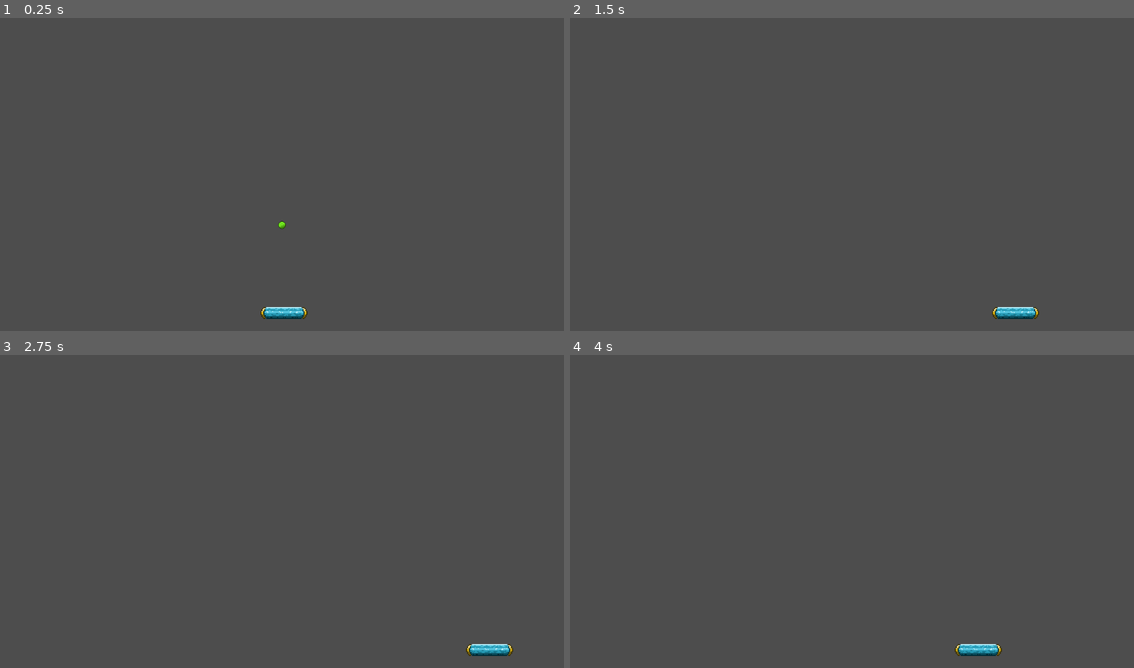
Above: before the commit, frames 1-4 (two rows, left to right).
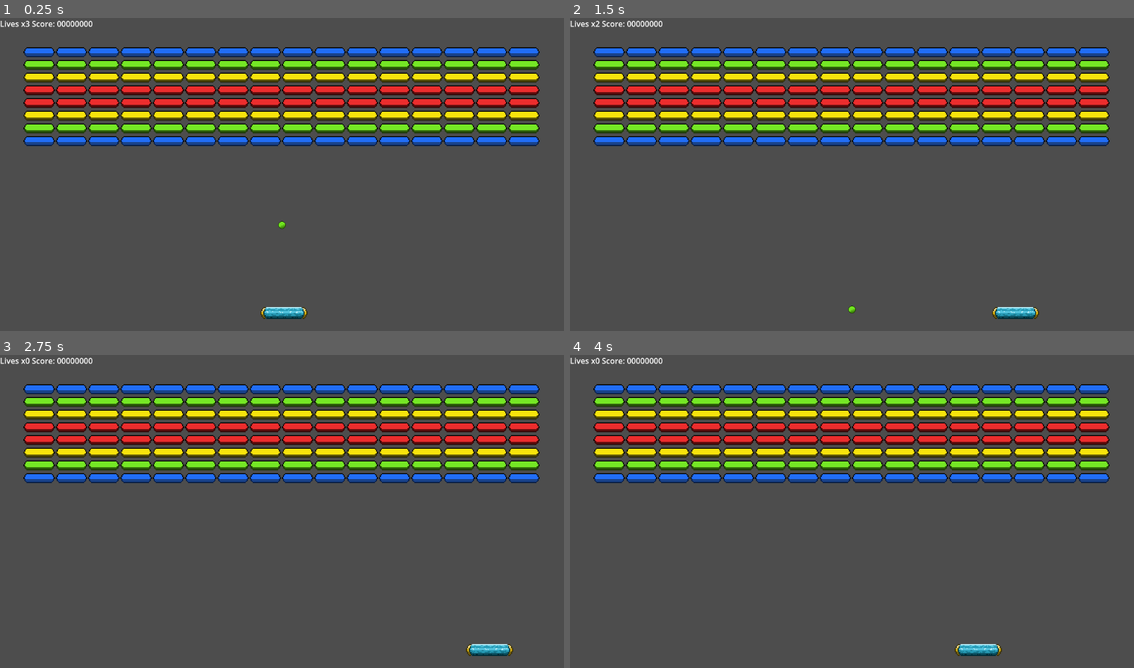
Above: after the commit, the same moments.

Repository: Hliceath/breakout
Game: Godot game, scene res://scenes/game.tscn
Same seed, same stepped clock (60 frames per second), same inputs: the game is played once before the commit and once after it.
Inputs:
- Up to frame 1 (0.25 s): no input
- Up to frame 2 (1.5 s): tap Enter at 0.5 s; hold Right (ui_right) 0.53-1.28 s; hold Left (ui_left) from 1.28 s (still down)
- Up to frame 3 (2.75 s): release Left (ui_left) at 2.03 s; hold Right (ui_right) from 2.03 s (still down)
- Up to frame 4 (4 s): tap Space at 3.5 s; release Right (ui_right) at 3.53 s; hold Left (ui_left) from 3.53 s (still down)

The runs differ from the first frame. In frame 1, 21% of the frame differs, in the area x 0-96%, y 0-41%; in frame 2, 21%, in the area x 0-96%, y 0-95%; in frame 3, 21%; in frame 4, 21%.

Commit message:
add bricks and gameover logic

Diff:
--- /dev/null
+++ b/scenes/brick.tscn
@@ -0,0 +1,32 @@
+[gd_scene load_steps=7 format=3 uid="uid://dnkeyid772in4"]
+
+[ext_resource type="Texture2D" uid="uid://cognxxum7fper" path="res://assets/sprites/breakout_b_block.png" id="1_5l4w1"]
+[ext_resource type="Script" uid="uid://bdriqijlbhtwh" path="res://scripts/brick.gd" id="1_7mekc"]
+[ext_resource type="Texture2D" uid="uid://x7uvjip5bbas" path="res://assets/sprites/breakout_g_block.png" id="3_c34n8"]
+[ext_resource type="Texture2D" uid="uid://dkufcvlrhuldi" path="res://assets/sprites/breakout_y_block.png" id="4_c34n8"]
+[ext_resource type="Texture2D" uid="uid://g2kybkw5f12x" path="res://assets/sprites/breakout_r_block.png" id="5_ci8dj"]
+
+[sub_resource type="RectangleShape2D" id="RectangleShape2D_ci8dj"]
+size = Vector2(32, 10)
+
+[node name="Brick" type="StaticBody2D"]
+script = ExtResource("1_7mekc")
+
+[node name="CollisionShape2D" type="CollisionShape2D" parent="."]
+shape = SubResource("RectangleShape2D_ci8dj")
+
+[node name="Blue" type="Sprite2D" parent="."]
+visible = false
+texture = ExtResource("1_5l4w1")
+
+[node name="Green" type="Sprite2D" parent="."]
+visible = false
+texture = ExtResource("3_c34n8")
+
+[node name="Yellow" type="Sprite2D" parent="."]
+visible = false
+texture = ExtResource("4_c34n8")
+
+[node name="Red" type="Sprite2D" parent="."]
+visible = false
+texture = ExtResource("5_ci8dj")
--- a/scenes/game.tscn
+++ b/scenes/game.tscn
@@ -1,13 +1,19 @@
-[gd_scene load_steps=5 format=3 uid="uid://ctlegiint5lk2"]
+[gd_scene load_steps=8 format=3 uid="uid://ctlegiint5lk2"]
 
 [ext_resource type="Script" uid="uid://dne1x00p3ljlf" path="res://scripts/game_manager.gd" id="1_lbhrr"]
 [ext_resource type="PackedScene" uid="uid://buogxl045hegy" path="res://scenes/wall.tscn" id="1_lnu2h"]
 [ext_resource type="PackedScene" uid="uid://dl3otp8ysxkix" path="res://scenes/player.tscn" id="1_uwrxv"]
 [ext_resource type="PackedScene" uid="uid://cykbfkbx02w2k" path="res://scenes/ball.tscn" id="2_yqjtg"]
+[ext_resource type="PackedScene" uid="uid://c5logsqik7pp8" path="res://scenes/killzone.tscn" id="3_iywne"]
+[ext_resource type="PackedScene" uid="uid://dnkeyid772in4" path="res://scenes/brick.tscn" id="4_p57ef"]
+
+[sub_resource type="RectangleShape2D" id="RectangleShape2D_p57ef"]
+size = Vector2(576, 34)
 
 [node name="Game" type="Node"]
 
 [node name="GameManager" type="Node" parent="."]
+unique_name_in_owner = true
 script = ExtResource("1_lbhrr")
 
 [node name="Walls" type="Node" parent="."]
@@ -23,6 +29,510 @@
 position = Vector2(867, 0)
 rotation = 1.5708
 
+[node name="Killzone" parent="." instance=ExtResource("3_iywne")]
+
+[node name="CollisionShape2D" type="CollisionShape2D" parent="Killzone"]
+position = Vector2(574, 509)
+shape = SubResource("RectangleShape2D_p57ef")
+
+[node name="Bricks" type="Node" parent="."]
+
+[node name="BlueBricks" type="Node" parent="Bricks"]
+
+[node name="Brick" parent="Bricks/BlueBricks" instance=ExtResource("4_p57ef")]
+position = Vector2(326, 294)
+
+[node name="Brick2" parent="Bricks/BlueBricks" instance=ExtResource("4_p57ef")]
+position = Vector2(359, 294)
+
+[node name="Brick3" parent="Bricks/BlueBricks" instance=ExtResource("4_p57ef")]
+position = Vector2(392, 294)
+
+[node name="Brick4" parent="Bricks/BlueBricks" instance=ExtResource("4_p57ef")]
+position = Vector2(425, 294)
+
+[node name="Brick5" parent="Bricks/BlueBricks" instance=ExtResource("4_p57ef")]
+position = Vector2(458, 294)
+
+[node name="Brick6" parent="Bricks/BlueBricks" instance=ExtResource("4_p57ef")]
+position = Vector2(491, 294)
+
+[node name="Brick7" parent="Bricks/BlueBricks" instance=ExtResource("4_p57ef")]
+position = Vector2(524, 294)
+
+[node name="Brick8" parent="Bricks/BlueBricks" instance=ExtResource("4_p57ef")]
+position = Vector2(557, 294)
+
+[node name="Brick9" parent="Bricks/BlueBricks" instance=ExtResource("4_p57ef")]
+position = Vector2(590, 294)
+
+[node name="Brick10" parent="Bricks/BlueBricks" instance=ExtResource("4_p57ef")]
+position = Vector2(623, 294)
+
+[node name="Brick11" parent="Bricks/BlueBricks" instance=ExtResource("4_p57ef")]
+position = Vector2(656, 294)
+
+[node name="Brick12" parent="Bricks/BlueBricks" instance=ExtResource("4_p57ef")]
+position = Vector2(689, 294)
+
+[node name="Brick13" parent="Bricks/BlueBricks" instance=ExtResource("4_p57ef")]
+position = Vector2(722, 294)
+
+[node name="Brick14" parent="Bricks/BlueBricks" instance=ExtResource("4_p57ef")]
+position = Vector2(755, 294)
+
+[node name="Brick15" parent="Bricks/BlueBricks" instance=ExtResource("4_p57ef")]
+position = Vector2(788, 294)
+
+[node name="Brick16" parent="Bricks/BlueBricks" instance=ExtResource("4_p57ef")]
+position = Vector2(821, 294)
+
+[node name="BlueBricks2" type="Node" parent="Bricks"]
+
+[node name="Brick" parent="Bricks/BlueBricks2" instance=ExtResource("4_p57ef")]
+position = Vector2(326, 203)
+
+[node name="Brick2" parent="Bricks/BlueBricks2" instance=ExtResource("4_p57ef")]
+position = Vector2(359, 203)
+
+[node name="Brick3" parent="Bricks/BlueBricks2" instance=ExtResource("4_p57ef")]
+position = Vector2(392, 203)
+
+[node name="Brick4" parent="Bricks/BlueBricks2" instance=ExtResource("4_p57ef")]
+position = Vector2(425, 203)
+
+[node name="Brick5" parent="Bricks/BlueBricks2" instance=ExtResource("4_p57ef")]
+position = Vector2(458, 203)
+
+[node name="Brick6" parent="Bricks/BlueBricks2" instance=ExtResource("4_p57ef")]
+position = Vector2(491, 203)
+
+[node name="Brick7" parent="Bricks/BlueBricks2" instance=ExtResource("4_p57ef")]
+position = Vector2(524, 203)
+
+[node name="Brick8" parent="Bricks/BlueBricks2" instance=ExtResource("4_p57ef")]
+position = Vector2(557, 203)
+
+[node name="Brick9" parent="Bricks/BlueBricks2" instance=ExtResource("4_p57ef")]
+position = Vector2(590, 203)
+
+[node name="Brick10" parent="Bricks/BlueBricks2" instance=ExtResource("4_p57ef")]
+position = Vector2(623, 203)
+
+[node name="Brick11" parent="Bricks/BlueBricks2" instance=ExtResource("4_p57ef")]
+position = Vector2(656, 203)
+
+[node name="Brick12" parent="Bricks/BlueBricks2" instance=ExtResource("4_p57ef")]
+position = Vector2(689, 203)
+
+[node name="Brick13" parent="Bricks/BlueBricks2" instance=ExtResource("4_p57ef")]
+position = Vector2(722, 203)
+
+[node name="Brick14" parent="Bricks/BlueBricks2" instance=ExtResource("4_p57ef")]
+position = Vector2(755, 203)
+
+[node name="Brick15" parent="Bricks/BlueBricks2" instance=ExtResource("4_p57ef")]
+position = Vector2(788, 203)
+
+[node name="Brick16" parent="Bricks/BlueBricks2" instance=ExtResource("4_p57ef")]
+position = Vector2(821, 203)
+
+[node name="GreenBricks" type="Node" parent="Bricks"]
+
+[node name="Brick" parent="Bricks/GreenBricks" instance=ExtResource("4_p57ef")]
+position = Vector2(326, 281)
+brick_color = "Green"
+
+[node name="Brick2" parent="Bricks/GreenBricks" instance=ExtResource("4_p57ef")]
+position = Vector2(359, 281)
+brick_color = "Green"
+
+[node name="Brick3" parent="Bricks/GreenBricks" instance=ExtResource("4_p57ef")]
+position = Vector2(392, 281)
+brick_color = "Green"
+
+[node name="Brick4" parent="Bricks/GreenBricks" instance=ExtResource("4_p57ef")]
+position = Vector2(425, 281)
+brick_color = "Green"
+
+[node name="Brick5" parent="Bricks/GreenBricks" instance=ExtResource("4_p57ef")]
+position = Vector2(458, 281)
+brick_color = "Green"
+
+[node name="Brick6" parent="Bricks/GreenBricks" instance=ExtResource("4_p57ef")]
+position = Vector2(491, 281)
+brick_color = "Green"
+
+[node name="Brick7" parent="Bricks/GreenBricks" instance=ExtResource("4_p57ef")]
+position = Vector2(524, 281)
+brick_color = "Green"
+
+[node name="Brick8" parent="Bricks/GreenBricks" instance=ExtResource("4_p57ef")]
+position = Vector2(557, 281)
+brick_color = "Green"
+
+[node name="Brick9" parent="Bricks/GreenBricks" instance=ExtResource("4_p57ef")]
+position = Vector2(590, 281)
+brick_color = "Green"
+
+[node name="Brick10" parent="Bricks/GreenBricks" instance=ExtResource("4_p57ef")]
+position = Vector2(623, 281)
+brick_color = "Green"
+
+[node name="Brick11" parent="Bricks/GreenBricks" instance=ExtResource("4_p57ef")]
+position = Vector2(656, 281)
+brick_color = "Green"
+
+[node name="Brick12" parent="Bricks/GreenBricks" instance=ExtResource("4_p57ef")]
+position = Vector2(689, 281)
+brick_color = "Green"
+
+[node name="Brick13" parent="Bricks/GreenBricks" instance=ExtResource("4_p57ef")]
+position = Vector2(722, 281)
+brick_color = "Green"
+
+[node name="Brick14" parent="Bricks/GreenBricks" instance=ExtResource("4_p57ef")]
+position = Vector2(755, 281)
+brick_color = "Green"
+
+[node name="Brick15" parent="Bricks/GreenBricks" instance=ExtResource("4_p57ef")]
+position = Vector2(788, 281)
+brick_color = "Green"
+
+[node name="Brick16" parent="Bricks/GreenBricks" instance=ExtResource("4_p57ef")]
+position = Vector2(821, 281)
+brick_color = "Green"
+
+[node name="GreenBricks2" type="Node" parent="Bricks"]
+
+[node name="Brick" parent="Bricks/GreenBricks2" instance=ExtResource("4_p57ef")]
+position = Vector2(326, 216)
+brick_color = "Green"
+
+[node name="Brick2" parent="Bricks/GreenBricks2" instance=ExtResource("4_p57ef")]
+position = Vector2(359, 216)
+brick_color = "Green"
+
+[node name="Brick3" parent="Bricks/GreenBricks2" instance=ExtResource("4_p57ef")]
+position = Vector2(392, 216)
+brick_color = "Green"
+
+[node name="Brick4" parent="Bricks/GreenBricks2" instance=ExtResource("4_p57ef")]
+position = Vector2(425, 216)
+brick_color = "Green"
+
+[node name="Brick5" parent="Bricks/GreenBricks2" instance=ExtResource("4_p57ef")]
+position = Vector2(458, 216)
+brick_color = "Green"
+
+[node name="Brick6" parent="Bricks/GreenBricks2" instance=ExtResource("4_p57ef")]
+position = Vector2(491, 216)
+brick_color = "Green"
+
+[node name="Brick7" parent="Bricks/GreenBricks2" instance=ExtResource("4_p57ef")]
+position = Vector2(524, 216)
+brick_color = "Green"
+
+[node name="Brick8" parent="Bricks/GreenBricks2" instance=ExtResource("4_p57ef")]
+position = Vector2(557, 216)
+brick_color = "Green"
+
+[node name="Brick9" parent="Bricks/GreenBricks2" instance=ExtResource("4_p57ef")]
+position = Vector2(590, 216)
+brick_color = "Green"
+
+[node name="Brick10" parent="Bricks/GreenBricks2" instance=ExtResource("4_p57ef")]
+position = Vector2(623, 216)
+brick_color = "Green"
+
+[node name="Brick11" parent="Bricks/GreenBricks2" instance=ExtResource("4_p57ef")]
+position = Vector2(656, 216)
+brick_color = "Green"
+
+[node name="Brick12" parent="Bricks/GreenBricks2" instance=ExtResource("4_p57ef")]
+position = Vector2(689, 216)
+brick_color = "Green"
+
+[node name="Brick13" parent="Bricks/GreenBricks2" instance=ExtResource("4_p57ef")]
+position = Vector2(722, 216)
+brick_color = "Green"
+
+[node name="Brick14" parent="Bricks/GreenBricks2" instance=ExtResource("4_p57ef")]
+position = Vector2(755, 216)
+brick_color = "Green"
+
+[node name="Brick15" parent="Bricks/GreenBricks2" instance=ExtResource("4_p57ef")]
+position = Vector2(788, 216)
+brick_color = "Green"
+
+[node name="Brick16" parent="Bricks/GreenBricks2" instance=ExtResource("4_p57ef")]
+position = Vector2(821, 216)
+brick_color = "Green"
+
+[node name="YellowBricks" type="Node" parent="Bricks"]
+
+[node name="Brick" parent="Bricks/YellowBricks" instance=ExtResource("4_p57ef")]
+position = Vector2(326, 268)
+brick_color = "Yellow"
+
+[node name="Brick2" parent="Bricks/YellowBricks" instance=ExtResource("4_p57ef")]
+position = Vector2(359, 268)
+brick_color = "Yellow"
+
+[node name="Brick3" parent="Bricks/YellowBricks" instance=ExtResource("4_p57ef")]
+position = Vector2(392, 268)
+brick_color = "Yellow"
+
+[node name="Brick4" parent="Bricks/YellowBricks" instance=ExtResource("4_p57ef")]
+position = Vector2(425, 268)
+brick_color = "Yellow"
+
+[node name="Brick5" parent="Bricks/YellowBricks" instance=ExtResource("4_p57ef")]
+position = Vector2(458, 268)
+brick_color = "Yellow"
+
+[node name="Brick6" parent="Bricks/YellowBricks" instance=ExtResource("4_p57ef")]
+position = Vector2(491, 268)
+brick_color = "Yellow"
+
+[node name="Brick7" parent="Bricks/YellowBricks" instance=ExtResource("4_p57ef")]
+position = Vector2(524, 268)
+brick_color = "Yellow"
+
+[node name="Brick8" parent="Bricks/YellowBricks" instance=ExtResource("4_p57ef")]
+position = Vector2(557, 268)
+brick_color = "Yellow"
+
+[node name="Brick9" parent="Bricks/YellowBricks" instance=ExtResource("4_p57ef")]
+position = Vector2(590, 268)
+brick_color = "Yellow"
+
+[node name="Brick10" parent="Bricks/YellowBricks" instance=ExtResource("4_p57ef")]
+position = Vector2(623, 268)
+brick_color = "Yellow"
+
+[node name="Brick11" parent="Bricks/YellowBricks" instance=ExtResource("4_p57ef")]
+position = Vector2(656, 268)
+brick_color = "Yellow"
+
+[node name="Brick12" parent="Bricks/YellowBricks" instance=ExtResource("4_p57ef")]
+position = Vector2(689, 268)
+brick_color = "Yellow"
+
+[node name="Brick13" parent="Bricks/YellowBricks" instance=ExtResource("4_p57ef")]
+position = Vector2(722, 268)
+brick_color = "Yellow"
+
+[node name="Brick14" parent="Bricks/YellowBricks" instance=ExtResource("4_p57ef")]
+position = Vector2(755, 268)
+brick_color = "Yellow"
+
+[node name="Brick15" parent="Bricks/YellowBricks" instance=ExtResource("4_p57ef")]
+position = Vector2(788, 268)
+brick_color = "Yellow"
+
+[node name="Brick16" parent="Bricks/YellowBricks" instance=ExtResource("4_p57ef")]
+position = Vector2(821, 268)
+brick_color = "Yellow"
+
+[node name="YellowBricks2" type="Node" parent="Bricks"]
+
+[node name="Brick" parent="Bricks/YellowBricks2" instance=ExtResource("4_p57ef")]
+position = Vector2(326, 229)
+brick_color = "Yellow"
+
+[node name="Brick2" parent="Bricks/YellowBricks2" instance=ExtResource("4_p57ef")]
+position = Vector2(359, 229)
+brick_color = "Yellow"
+
+[node name="Brick3" parent="Bricks/YellowBricks2" instance=ExtResource("4_p57ef")]
+position = Vector2(392, 229)
+brick_color = "Yellow"
+
+[node name="Brick4" parent="Bricks/YellowBricks2" instance=ExtResource("4_p57ef")]
+position = Vector2(425, 229)
+brick_color = "Yellow"
+
+[node name="Brick5" parent="Bricks/YellowBricks2" instance=ExtResource("4_p57ef")]
+position = Vector2(458, 229)
+brick_color = "Yellow"
+
+[node name="Brick6" parent="Bricks/YellowBricks2" instance=ExtResource("4_p57ef")]
+position = Vector2(491, 229)
+brick_color = "Yellow"
+
+[node name="Brick7" parent="Bricks/YellowBricks2" instance=ExtResource("4_p57ef")]
+position = Vector2(524, 229)
+brick_color = "Yellow"
+
+[node name="Brick8" parent="Bricks/YellowBricks2" instance=ExtResource("4_p57ef")]
+position = Vector2(557, 229)
+brick_color = "Yellow"
+
+[node name="Brick9" parent="Bricks/YellowBricks2" instance=ExtResource("4_p57ef")]
+position = Vector2(590, 229)
+brick_color = "Yellow"
+
+[node name="Brick10" parent="Bricks/YellowBricks2" instance=ExtResource("4_p57ef")]
+position = Vector2(623, 229)
+brick_color = "Yellow"
+
+[node name="Brick11" parent="Bricks/YellowBricks2" instance=ExtResource("4_p57ef")]
+position = Vector2(656, 229)
+brick_color = "Yellow"
+
+[node name="Brick12" parent="Bricks/YellowBricks2" instance=ExtResource("4_p57ef")]
+position = Vector2(689, 229)
+brick_color = "Yellow"
+
+[node name="Brick13" parent="Bricks/YellowBricks2" instance=ExtResource("4_p57ef")]
+position = Vector2(722, 229)
+brick_color = "Yellow"
+
+[node name="Brick14" parent="Bricks/YellowBricks2" instance=ExtResource("4_p57ef")]
+position = Vector2(755, 229)
+brick_color = "Yellow"
+
+[node name="Brick15" parent="Bricks/YellowBricks2" instance=ExtResource("4_p57ef")]
+position = Vector2(788, 229)
+brick_color = "Yellow"
+
+[node name="Brick16" parent="Bricks/YellowBricks2" instance=ExtResource("4_p57ef")]
+position = Vector2(821, 229)
+brick_color = "Yellow"
+
+[node name="RedBricks" type="Node" parent="Bricks"]
+
+[node name="Brick" parent="Bricks/RedBricks" instance=ExtResource("4_p57ef")]
+position = Vector2(326, 255)
+brick_color = "Red"
+
+[node name="Brick2" parent="Bricks/RedBricks" instance=ExtResource("4_p57ef")]
+position = Vector2(359, 255)
+brick_color = "Red"
+
+[node name="Brick3" parent="Bricks/RedBricks" instance=ExtResource("4_p57ef")]
+position = Vector2(392, 255)
+brick_color = "Red"
+
+[node name="Brick4" parent="Bricks/RedBricks" instance=ExtResource("4_p57ef")]
+position = Vector2(425, 255)
+brick_color = "Red"
+
+[node name="Brick5" parent="Bricks/RedBricks" instance=ExtResource("4_p57ef")]
+position = Vector2(458, 255)
+brick_color = "Red"
+
+[node name="Brick6" parent="Bricks/RedBricks" instance=ExtResource("4_p57ef")]
+position = Vector2(491, 255)
+brick_color = "Red"
+
+[node name="Brick7" parent="Bricks/RedBricks" instance=ExtResource("4_p57ef")]
+position = Vector2(524, 255)
+brick_color = "Red"
+
+[node name="Brick8" parent="Bricks/RedBricks" instance=ExtResource("4_p57ef")]
+position = Vector2(557, 255)
+brick_color = "Red"
+
+[node name="Brick9" parent="Bricks/RedBricks" instance=ExtResource("4_p57ef")]
+position = Vector2(590, 255)
+brick_color = "Red"
+
+[node name="Brick10" parent="Bricks/RedBricks" instance=ExtResource("4_p57ef")]
+position = Vector2(623, 255)
+brick_color = "Red"
+
+[node name="Brick11" parent="Bricks/RedBricks" instance=ExtResource("4_p57ef")]
+position = Vector2(656, 255)
+brick_color = "Red"
+
+[node name="Brick12" parent="Bricks/RedBricks" instance=ExtResource("4_p57ef")]
+position = Vector2(689, 255)
+brick_color = "Red"
+
+[node name="Brick13" parent="Bricks/RedBricks" instance=ExtResource("4_p57ef")]
+position = Vector2(722, 255)
+brick_color = "Red"
+
+[node name="Brick14" parent="Bricks/RedBricks" instance=ExtResource("4_p57ef")]
+position = Vector2(755, 255)
+brick_color = "Red"
+
+[node name="Brick15" parent="Bricks/RedBricks" instance=ExtResource("4_p57ef")]
+position = Vector2(788, 255)
+brick_color = "Red"
+
+[node name="Brick16" parent="Bricks/RedBricks" instance=ExtResource("4_p57ef")]
+position = Vector2(821, 255)
+brick_color = "Red"
+
+[node name="RedBricks2" type="Node" parent="Bricks"]
+
+[node name="Brick" parent="Bricks/RedBricks2" instance=ExtResource("4_p57ef")]
+position = Vector2(326, 242)
+brick_color = "Red"
+
+[node name="Brick2" parent="Bricks/RedBricks2" instance=ExtResource("4_p57ef")]
+position = Vector2(359, 242)
+brick_color = "Red"
+
+[node name="Brick3" parent="Bricks/RedBricks2" instance=ExtResource("4_p57ef")]
+position = Vector2(392, 242)
+brick_color = "Red"
+
+[node name="Brick4" parent="Bricks/RedBricks2" instance=ExtResource("4_p57ef")]
+position = Vector2(425, 242)
+brick_color = "Red"
+
+[node name="Brick5" parent="Bricks/RedBricks2" instance=ExtResource("4_p57ef")]
+position = Vector2(458, 242)
+brick_color = "Red"
+
+[node name="Brick6" parent="Bricks/RedBricks2" instance=ExtResource("4_p57ef")]
+position = Vector2(491, 242)
+brick_color = "Red"
+
+[node name="Brick7" parent="Bricks/RedBricks2" instance=ExtResource("4_p57ef")]
+position = Vector2(524, 242)
+brick_color = "Red"
+
+[node name="Brick8" parent="Bricks/RedBricks2" instance=ExtResource("4_p57ef")]
+position = Vector2(557, 242)
+brick_color = "Red"
+
+[node name="Brick9" parent="Bricks/RedBricks2" instance=ExtResource("4_p57ef")]
+position = Vector2(590, 242)
+brick_color = "Red"
+
+[node name="Brick10" parent="Bricks/RedBricks2" instance=ExtResource("4_p57ef")]
+position = Vector2(623, 242)
+brick_color = "Red"
+
+[node name="Brick11" parent="Bricks/RedBricks2" instance=ExtResource("4_p57ef")]
+position = Vector2(656, 242)
+brick_color = "Red"
+
+[node name="Brick12" parent="Bricks/RedBricks2" instance=ExtResource("4_p57ef")]
+position = Vector2(689, 242)
+brick_color = "Red"
+
+[node name="Brick13" parent="Bricks/RedBricks2" instance=ExtResource("4_p57ef")]
+position = Vector2(722, 242)
+brick_color = "Red"
+
+[node name="Brick14" parent="Bricks/RedBricks2" instance=ExtResource("4_p57ef")]
+position = Vector2(755, 242)
+brick_color = "Red"
+
+[node name="Brick15" parent="Bricks/RedBricks2" instance=ExtResource("4_p57ef")]
+position = Vector2(788, 242)
+brick_color = "Red"
+
+[node name="Brick16" parent="Bricks/RedBricks2" instance=ExtResource("4_p57ef")]
+position = Vector2(821, 242)
+brick_color = "Red"
+
 [node name="Player" parent="." instance=ExtResource("1_uwrxv")]
 position = Vector2(576, 470)
 
@@ -31,3 +541,23 @@
 [node name="Camera2D" type="Camera2D" parent="."]
 position = Vector2(574, 330)
 zoom = Vector2(2, 2)
+
+[node name="Control" type="Control" parent="."]
+layout_mode = 3
+anchors_preset = 0
+offset_right = 40.0
+offset_bottom = 40.0
+scale = Vector2(1, 1.00986)
+
+[node name="CanvasLayer" type="CanvasLayer" parent="Control"]
+
+[node name="HBoxContainer" type="HBoxContainer" parent="Control/CanvasLayer"]
+anchors_preset = 10
+anchor_right = 1.0
+grow_horizontal = 2
+
+[node name="LivesLabel" type="Label" parent="Control/CanvasLayer/HBoxContainer"]
+layout_mode = 2
+
+[node name="ScoreLabel" type="Label" parent="Control/CanvasLayer/HBoxContainer"]
+layout_mode = 2
--- /dev/null
+++ b/scenes/killzone.tscn
@@ -0,0 +1,9 @@
+[gd_scene load_steps=2 format=3 uid="uid://c5logsqik7pp8"]
+
+[ext_resource type="Script" uid="uid://c4e78imalt0x8" path="res://scripts/killzone.gd" id="1_xlapc"]
+
+[node name="Killzone" type="Area2D"]
+collision_mask = 2
+script = ExtResource("1_xlapc")
+
+[connection signal="body_entered" from="." to="." method="_on_body_entered"]
--- a/scripts/ball.gd
+++ b/scripts/ball.gd
@@ -2,7 +2,9 @@
 
 
 const MAX_SPEED: float = 1.9
+var direction: Vector2
 @onready var center: Vector2 = get_viewport().get_camera_2d().get_screen_center_position()
+@onready var game_manager: Node = %GameManager
 
 func _ready() -> void:
 	spawn()
@@ -11,12 +13,19 @@
 	var collision: KinematicCollision2D = move_and_collide(velocity * delta)
 
 	if collision:
+		if (collision.get_collider().name == "Player"):
+			pass
+
+		if (collision.get_collider().name.to_lower().begins_with("brick")):
+			collision.get_collider().queue_free()
+			print(collision.get_collider().name)
+			game_manager.update_score()
+
 		velocity = velocity.bounce(collision.get_normal())
+		print(velocity)
 		if (velocity.x < MAX_SPEED && velocity.y < MAX_SPEED):
-			velocity.x *= 1.3
-			velocity.y *= 1.3
-
-
+			velocity.x *= 1.1
+			velocity.y *= 1.1
 
 func spawn() -> void:
 	position = center
--- /dev/null
+++ b/scripts/brick.gd
@@ -0,0 +1,17 @@
+extends StaticBody2D
+
+@export_enum("Blue", "Green", "Yellow", "Red") var brick_color: String = "Blue"
+
+func _ready() -> void:
+	setBrickColor(brick_color)
+
+func setBrickColor(color: String) -> void:
+	match color:
+		"Blue":
+			$Blue.visible = true
+		"Green":
+			$Green.visible = true
+		"Yellow":
+			$Yellow.visible = true
+		"Red":
+			$Red.visible = true
--- a/scripts/game_manager.gd
+++ b/scripts/game_manager.gd
@@ -1,10 +1,35 @@
 extends Node
 
 var score: int = 0
+var high_score: int = 0
+var lives: int = 3
+
+@onready var ball: CharacterBody2D = $"../Ball"
+@onready var score_label: Label = $"../Control/CanvasLayer/HBoxContainer/ScoreLabel"
+@onready var lives_label: Label = $"../Control/CanvasLayer/HBoxContainer/LivesLabel"
 
 func _ready() -> void:
-	pass
+	update_score_ui()
+	update_score_lives()
 
+func reset_ball() -> void:
+	lives -= 1
+	update_score_lives()
 
-func _process(delta: float) -> void:
-	pass
+	if lives == 0:
+		ball.queue_free()
+	else:
+		ball.spawn()
+
+func update_score() -> void:
+	score += 10
+	if score > high_score:
+		high_score = score
+
+	update_score_ui()
+
+func update_score_ui() -> void:
+	score_label.text = "Score: " + str(score).pad_zeros(8)
+
+func update_score_lives() -> void:
+	lives_label.text = "Lives x" + str(lives)
--- /dev/null
+++ b/scripts/killzone.gd
@@ -0,0 +1,6 @@
+extends Area2D
+
+@onready var game_manager: Node = %GameManager
+
+func _on_body_entered(body: Node2D) -> void:
+	game_manager.reset_ball()
Binary file removed: assets/sprites/blocks.png
Binary file added: assets/sprites/breakout_b_block.png
Not shown, changed: assets/sprites/breakout_b_block.png.import
Binary file added: assets/sprites/breakout_g_block.png
Not shown, added: assets/sprites/breakout_g_block.png.import
Binary file added: assets/sprites/breakout_r_block.png
Not shown, added: assets/sprites/breakout_r_block.png.import
Binary file added: assets/sprites/breakout_y_block.png
Not shown, added: assets/sprites/breakout_y_block.png.import
Not shown, added: scripts/brick.gd.uid
Not shown, added: scripts/killzone.gd.uid
